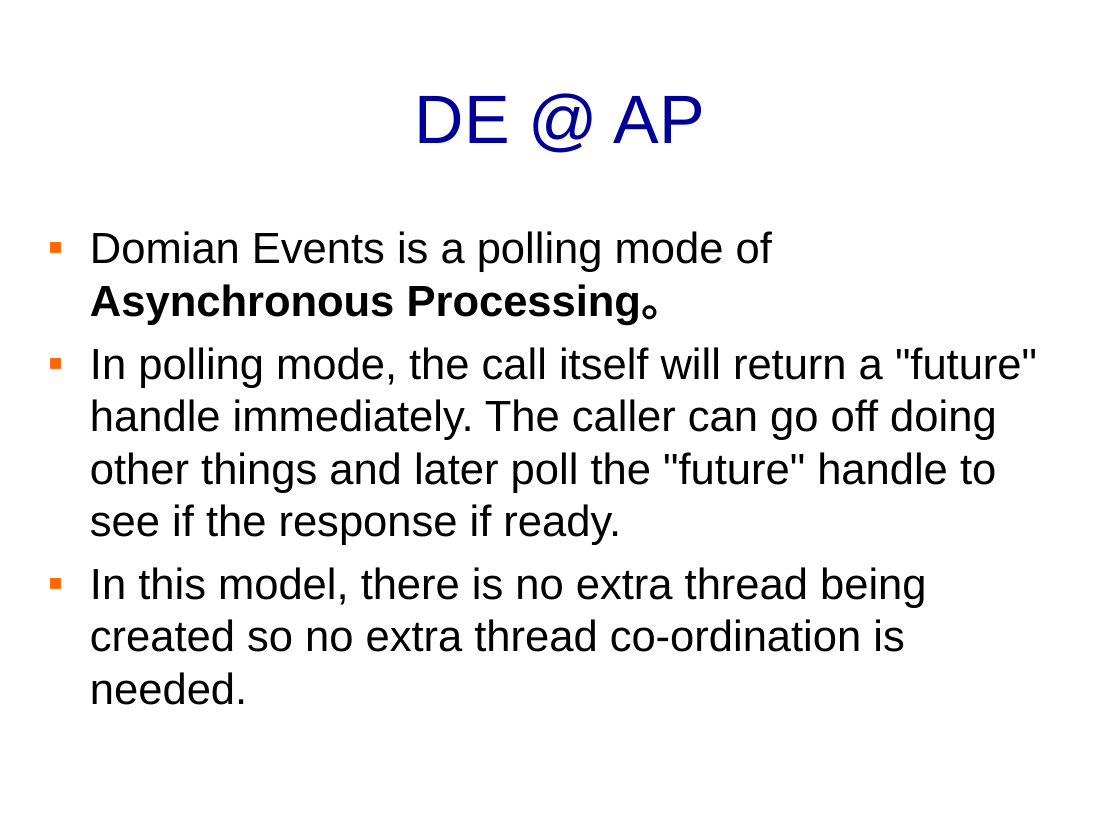
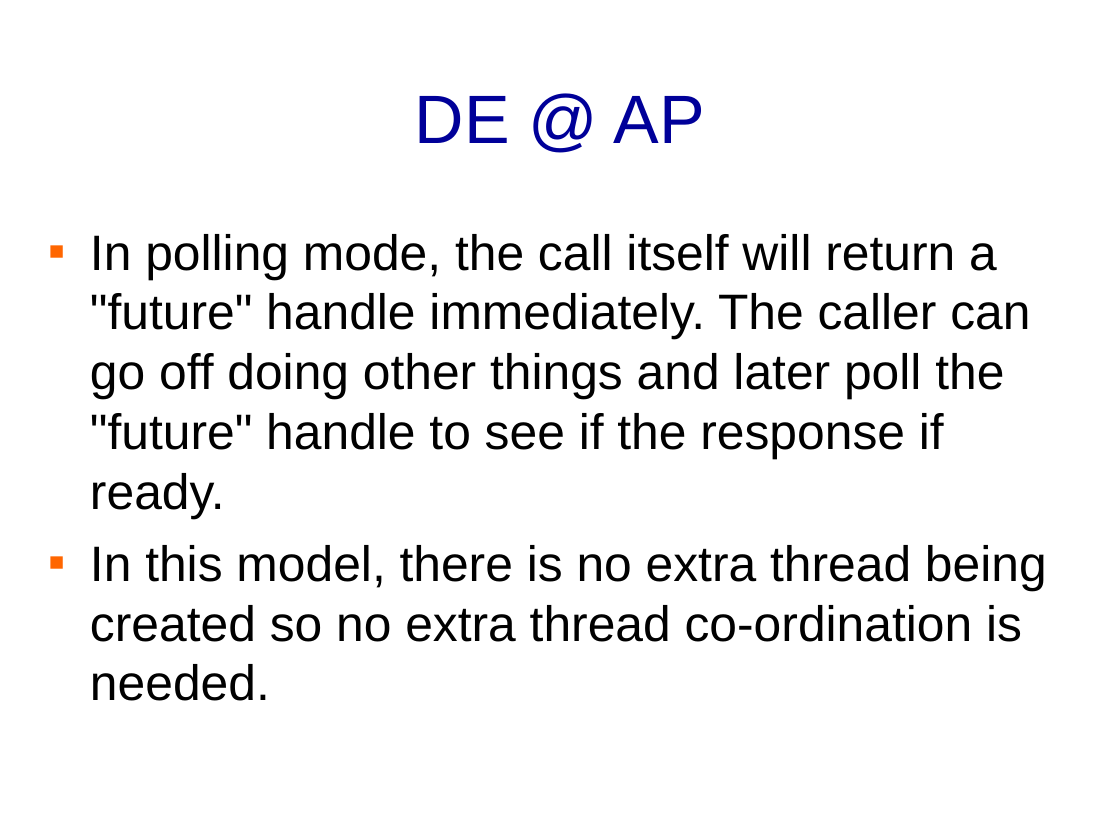
Before and after one commit to banq/jdonframework, a slide deck: slide 32 of doc/english/JdonFramework.ppt. Drawn at 1120x840 pixels with LibreOffice and Linux fonts; fonts in the diff are those of the drawing; background and template pictures are left out. Boxes give left, top, right and bottom in pixels: in the first picture for what was removed or moved away, otherwise in the second. Text is boxed around its words. In the diff, an @@ line names an element or a change of style, - is before the commit and + after.

```diff
--- a/doc/english/JdonFramework.ppt
+++ b/doc/english/JdonFramework.ppt
@@ text "In polling mode, the call ..." at (90,234,1047,701): size 28 to 32 pt; more space between paragraphs @@
@@ text at (90,231,772,325): paragraph removed @@
-▪ Domian Events is a polling mode of Asynchronous Processing。
```
Also in this commit, not shown: 3 other slides changed, 1 slide added, 16 other files.
